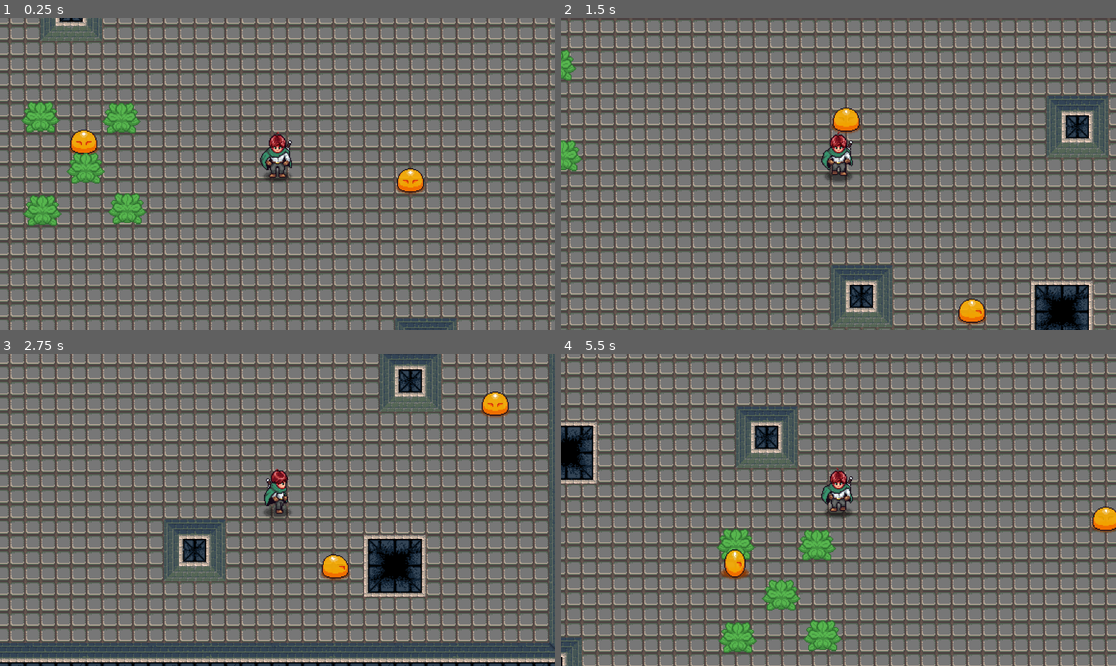
Above: before the commit, frames 1-4 (two rows, left to right).
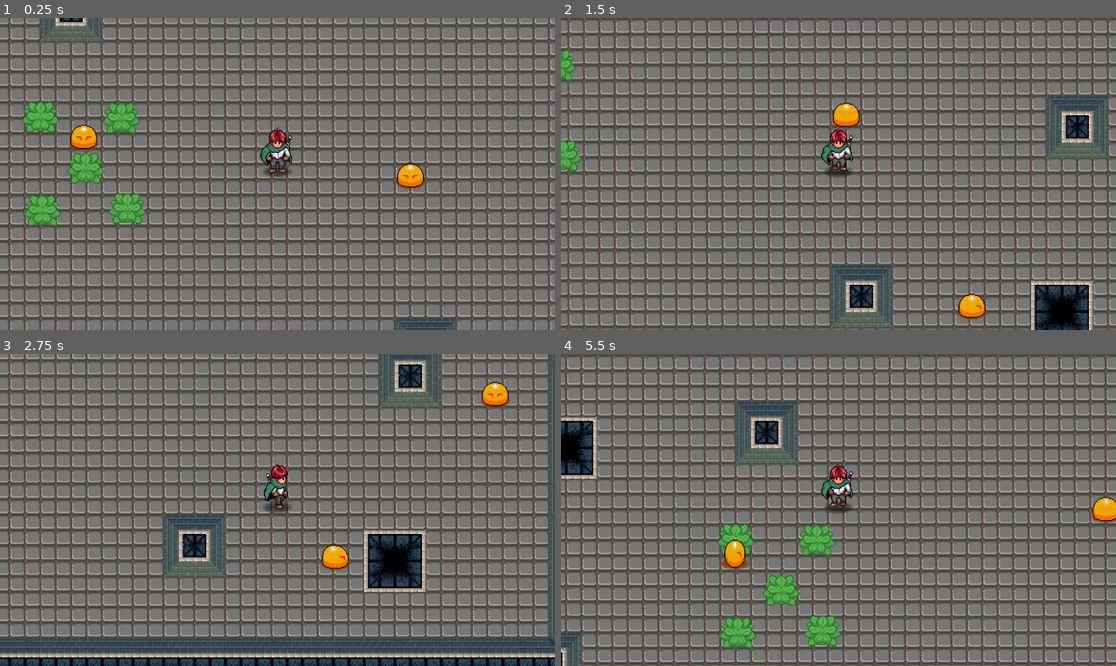
Above: after the commit, the same moments.

Repository: UltimaAngel/Video-Game-Project-1
Game: Godot game, scene res://game/scenes/game.tscn
Same seed, same stepped clock (60 frames per second), same inputs: the game is played once before the commit and once after it.
Inputs (mouse positions are in pixels of both pictures, inside the frame that each line leads up to):
- Up to frame 1 (0.25 s): no input
- Up to frame 2 (1.5 s): move the mouse to (960, 158) at 0.52 s; press the mouse at (960, 158) at 0.53 s; hold D (right) 0.53-1.28 s; move the mouse to (727, 189) at 1.27 s; release the mouse at (727, 189) at 1.28 s; hold S (down) from 1.28 s (still down); tap I at 1.35 s
- Up to frame 3 (2.75 s): move the mouse to (333, 441) at 2.02 s; release S (down) at 2.03 s; press the mouse at (333, 441) at 2.03 s; hold D (right) from 2.03 s (still down)
- Up to frame 4 (5.5 s): move the mouse to (810, 572) at 2.77 s; release D (right) at 2.78 s; release the mouse at (810, 572) at 2.78 s; hold W (up) 2.78-3.53 s; tap I at 2.85, 4.35 s; move the mouse to (1005, 556) at 3.52 s; press the mouse at (1005, 556) at 3.53 s; hold A (left) 3.53-5.03 s; move the mouse to (672, 463) at 4.27 s; release the mouse at (672, 463) at 4.28 s; move the mouse to (866, 510) at 5.02 s; press the mouse at (866, 510) at 5.03 s; hold S (down) from 5.03 s (still down)

The runs differ from the first frame. In frame 1, 1.3% of the frame differs, in the area x 12-77%, y 34-57%; in frame 2, 1.3%; in frame 3, 55%; in frame 4, 56%, in the area x 0-100%, y 0-100%.

Commit message:
Fix Sprite Positions and Slime Health

Diff:
--- a/components/health_component/health_component.gd
+++ b/components/health_component/health_component.gd
@@ -4,17 +4,17 @@
 signal damaged
 signal destroyed
 
-@export var max_health: float = 100.0
-var health: float
+@export var _max_health: float = 100.0
+var _health: float
 
 
 func _ready():
-	health = max_health
+	_health = _max_health
 
 
 func damage(damage_taken: int) -> void:
-	health -= damage_taken
-	if health > 0:
+	_health -= damage_taken
+	if _health > 0:
 		damaged.emit()
 	else:
 		destroyed.emit()
--- a/entities/enemies/slime/scenes/slime.tscn
+++ b/entities/enemies/slime/scenes/slime.tscn
@@ -46,7 +46,7 @@
 "times": PackedFloat32Array(0),
 "transitions": PackedFloat32Array(1),
 "update": 0,
-"values": [Vector2(0, -19)]
+"values": [Vector2(0, -24)]
 }
 tracks/2/type = "value"
 tracks/2/imported = false
@@ -86,7 +86,7 @@
 "times": PackedFloat32Array(0, 0.1, 0.25, 0.3),
 "transitions": PackedFloat32Array(-2, 1, 1, 1),
 "update": 0,
-"values": [Vector2(0, -19), Vector2(0, -22), Vector2(0, -19), Vector2(0, -19)]
+"values": [Vector2(0, -24), Vector2(0, -27), Vector2(0, -24), Vector2(0, -24)]
 }
 tracks/2/type = "value"
 tracks/2/imported = false
@@ -166,7 +166,7 @@
 "times": PackedFloat32Array(0, 0.1, 0.25, 0.3),
 "transitions": PackedFloat32Array(-2, 1, 1, 1),
 "update": 0,
-"values": [Vector2(0, -19), Vector2(0, -22), Vector2(0, -19), Vector2(0, -19)]
+"values": [Vector2(0, -24), Vector2(0, -27), Vector2(0, -24), Vector2(0, -24)]
 }
 tracks/2/type = "value"
 tracks/2/imported = false
@@ -246,7 +246,7 @@
 "times": PackedFloat32Array(0, 0.1, 0.25, 0.3),
 "transitions": PackedFloat32Array(-2, 1, 1, 1),
 "update": 0,
-"values": [Vector2(0, -19), Vector2(0, -22), Vector2(0, -19), Vector2(0, -19)]
+"values": [Vector2(0, -24), Vector2(0, -27), Vector2(0, -24), Vector2(0, -24)]
 }
 tracks/2/type = "value"
 tracks/2/imported = false
@@ -327,7 +327,7 @@
 "times": PackedFloat32Array(0),
 "transitions": PackedFloat32Array(1),
 "update": 0,
-"values": [Vector2(0, -19)]
+"values": [Vector2(0, -24)]
 }
 
 [sub_resource type="Animation" id="Animation_34c77"]
@@ -356,7 +356,7 @@
 "times": PackedFloat32Array(0),
 "transitions": PackedFloat32Array(1),
 "update": 0,
-"values": [Vector2(0, -19)]
+"values": [Vector2(0, -24)]
 }
 
 [sub_resource type="Animation" id="Animation_fbeu0"]
@@ -385,7 +385,7 @@
 "times": PackedFloat32Array(0),
 "transitions": PackedFloat32Array(1),
 "update": 0,
-"values": [Vector2(0, -19)]
+"values": [Vector2(0, -24)]
 }
 
 [sub_resource type="Animation" id="Animation_25h3e"]
@@ -414,7 +414,7 @@
 "times": PackedFloat32Array(0, 0.1, 0.25, 0.3),
 "transitions": PackedFloat32Array(-2, 1, 1, 1),
 "update": 0,
-"values": [Vector2(0, -19), Vector2(0, -22), Vector2(0, -19), Vector2(0, -19)]
+"values": [Vector2(0, -24), Vector2(0, -27), Vector2(0, -24), Vector2(0, -24)]
 }
 tracks/2/type = "value"
 tracks/2/imported = false
@@ -470,7 +470,7 @@
 "times": PackedFloat32Array(0, 0.1, 0.25, 0.3),
 "transitions": PackedFloat32Array(-2, 1, 1, 1),
 "update": 0,
-"values": [Vector2(0, -19), Vector2(0, -22), Vector2(0, -19), Vector2(0, -19)]
+"values": [Vector2(0, -24), Vector2(0, -27), Vector2(0, -24), Vector2(0, -24)]
 }
 tracks/2/type = "value"
 tracks/2/imported = false
@@ -526,7 +526,7 @@
 "times": PackedFloat32Array(0, 0.1, 0.25, 0.3),
 "transitions": PackedFloat32Array(-2, 1, 1, 1),
 "update": 0,
-"values": [Vector2(0, -19), Vector2(0, -22), Vector2(0, -19), Vector2(0, -19)]
+"values": [Vector2(0, -24), Vector2(0, -27), Vector2(0, -24), Vector2(0, -24)]
 }
 tracks/2/type = "value"
 tracks/2/imported = false
@@ -582,7 +582,7 @@
 "times": PackedFloat32Array(0, 0.2, 0.5, 0.7),
 "transitions": PackedFloat32Array(-2, -2, -2, -2),
 "update": 0,
-"values": [Vector2(0, -19), Vector2(0, -19), Vector2(0, -23), Vector2(0, -19)]
+"values": [Vector2(0, -24), Vector2(0, -24), Vector2(0, -28), Vector2(0, -24)]
 }
 
 [sub_resource type="Animation" id="Animation_nly76"]
@@ -611,7 +611,7 @@
 "times": PackedFloat32Array(0, 0.2, 0.5, 0.7),
 "transitions": PackedFloat32Array(-2, -2, -2, -2),
 "update": 0,
-"values": [Vector2(0, -19), Vector2(0, -19), Vector2(0, -23), Vector2(0, -19)]
+"values": [Vector2(0, -24), Vector2(0, -24), Vector2(0, -28), Vector2(0, -24)]
 }
 
 [sub_resource type="Animation" id="Animation_8hb4w"]
@@ -640,7 +640,7 @@
 "times": PackedFloat32Array(0, 0.2, 0.5, 0.7),
 "transitions": PackedFloat32Array(-2, -2, -2, -2),
 "update": 0,
-"values": [Vector2(0, -19), Vector2(0, -19), Vector2(0, -23), Vector2(0, -19)]
+"values": [Vector2(0, -24), Vector2(0, -24), Vector2(0, -28), Vector2(0, -24)]
 }
 
 [sub_resource type="AnimationLibrary" id="AnimationLibrary_6xq2y"]
@@ -739,7 +739,7 @@
 shape = SubResource("CircleShape2D_jy1ul")
 
 [node name="Sprite2D" type="Sprite2D" parent="."]
-position = Vector2(0, -19)
+position = Vector2(0, -24)
 texture = ExtResource("1_2mbw8")
 hframes = 16
 vframes = 2
--- a/entities/player/scenes/player.tscn
+++ b/entities/player/scenes/player.tscn
@@ -445,7 +445,7 @@
 state_machine = NodePath("StateMachine")
 
 [node name="Sprite2D" type="Sprite2D" parent="."]
-position = Vector2(0, -18)
+position = Vector2(0, -23)
 texture = ExtResource("2_cvnsp")
 hframes = 16
 vframes = 3
@@ -468,11 +468,11 @@
 autoplay = "no_attack"
 
 [node name="HealthComponent" parent="." instance=ExtResource("3_41mm0")]
-position = Vector2(0, -18)
+position = Vector2(0, -23)
 
 [node name="CollisionShape2D" type="CollisionShape2D" parent="."]
 show_behind_parent = true
-position = Vector2(0, 2)
+position = Vector2(0, -3)
 shape = SubResource("CircleShape2D_ittr2")
 
 [node name="AnimationPlayer" type="AnimationPlayer" parent="."]
@@ -494,13 +494,13 @@
 attack_sound = ExtResource("11_ekl84")
 
 [node name="Audio" type="Node2D" parent="."]
-position = Vector2(0, -18)
+position = Vector2(0, -23)
 
 [node name="AudioStreamPlayer2D" type="AudioStreamPlayer2D" parent="Audio"]
 max_polyphony = 4
 
 [node name="HitBox" parent="." instance=ExtResource("11_vwfor")]
-position = Vector2(0, -18)
+position = Vector2(0, -23)
 collision_layer = 1
 
 [node name="CollisionShape2D" type="CollisionShape2D" parent="HitBox"]
@@ -508,7 +508,7 @@
 
 [node name="Interactions" type="Node2D" parent="."]
 unique_name_in_owner = true
-position = Vector2(0, -18)
+position = Vector2(0, -23)
 
 [node name="HurtBox" parent="Interactions" instance=ExtResource("11_oucfp")]
 position = Vector2(0, 16)
